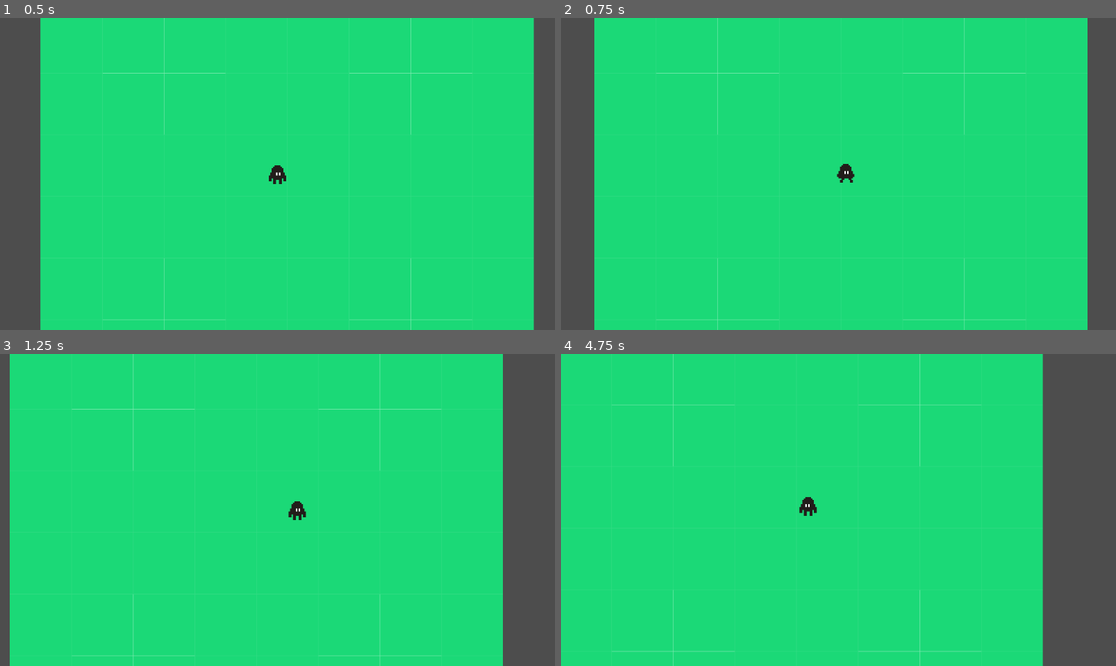
Above: before the commit, frames 1-4 (two rows, left to right).
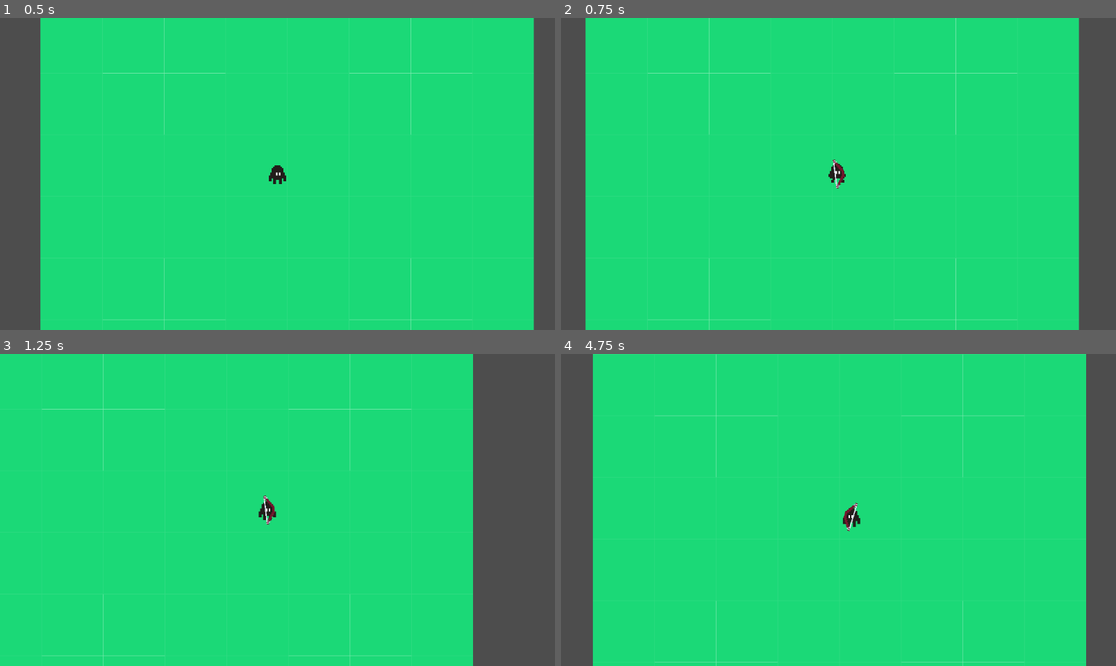
Above: after the commit, the same moments.

Repository: jogoCode/HuntThatShit
Game: Godot game, scene res://Scenes/Level/main.tscn
Same seed, same stepped clock (60 frames per second), same inputs: the game is played once before the commit and once after it.
Inputs (mouse positions are in pixels of both pictures, inside the frame that each line leads up to):
- Up to frame 1 (0.5 s): no input
- Up to frame 2 (0.75 s): tap Enter at 0.5 s; move the mouse to (960, 158) at 0.52 s; press the mouse at (960, 158) at 0.53 s; hold Right (ui_right) from 0.53 s (still down)
- Up to frame 3 (1.25 s): keep holding Right (ui_right)
- Up to frame 4 (4.75 s): move the mouse to (727, 525) at 1.27 s; release Right (ui_right) at 1.28 s; release the mouse at (727, 525) at 1.28 s; hold Down (ui_down) 1.28-2.03 s; click (727, 525) at 1.35 s; move the mouse to (894, 441) at 2.02 s; press the mouse at (894, 441) at 2.03 s; hold Right (ui_right) 2.03-2.78 s; move the mouse to (810, 572) at 2.77 s; release the mouse at (810, 572) at 2.78 s; hold Up (ui_up) 2.78-3.53 s; click (810, 572) at 2.85 s; move the mouse to (1005, 556) at 3.52 s; press the mouse at (1005, 556) at 3.53 s; hold Left (ui_left) from 3.53 s (still down); move the mouse to (672, 463) at 4.27 s; release the mouse at (672, 463) at 4.28 s; click (672, 463) at 4.35 s

Frame 1 is identical in both runs. In frame 2, 3.8% of the frame differs, in the area x 4-95%, y 0-100%; in frame 3, 7.9%; in frame 4, 15%, in the area x 0-95%, y 0-100%.

Commit message:
start bow system

Diff:
--- a/Scenes/Actor/player_character.tscn
+++ b/Scenes/Actor/player_character.tscn
@@ -1,7 +1,8 @@
-[gd_scene load_steps=8 format=3 uid="uid://cgjq1wy3h3251"]
+[gd_scene load_steps=9 format=3 uid="uid://cgjq1wy3h3251"]
 
 [ext_resource type="Script" path="res://Scripts/Player/S_playerCharacter.gd" id="1_nusnd"]
 [ext_resource type="Texture2D" uid="uid://cg03p3lpi662i" path="res://Sprites/Player-sheet.png" id="3_ayexn"]
+[ext_resource type="PackedScene" uid="uid://b1fe7g0ggkwc4" path="res://Scenes/Actor/weapon.tscn" id="4_5o2q4"]
 [ext_resource type="Script" path="res://Scripts/Animations/SpriteAnimator.gd" id="4_ma7q1"]
 
 [sub_resource type="CapsuleShape2D" id="CapsuleShape2D_v2a1b"]
@@ -53,3 +54,5 @@
 script = ExtResource("4_ma7q1")
 _ownerCharacter = NodePath("..")
 _animatedSprite = NodePath("../AnimatedSprite2D")
+
+[node name="Weapon" parent="." instance=ExtResource("4_5o2q4")]
--- /dev/null
+++ b/Scenes/Actor/weapon.tscn
@@ -0,0 +1,30 @@
+[gd_scene load_steps=5 format=3 uid="uid://b1fe7g0ggkwc4"]
+
+[ext_resource type="Script" path="res://Scripts/Weapon/Weapon.gd" id="1_jvaor"]
+[ext_resource type="Texture2D" uid="uid://bnq0vgvwi3xs2" path="res://Sprites/Bow/BowTemp.png" id="2_k76ub"]
+
+[sub_resource type="AtlasTexture" id="AtlasTexture_1bs3a"]
+atlas = ExtResource("2_k76ub")
+region = Rect2(0, 0, 32, 32)
+
+[sub_resource type="SpriteFrames" id="SpriteFrames_bpqfu"]
+animations = [{
+"frames": [{
+"duration": 1.0,
+"texture": SubResource("AtlasTexture_1bs3a")
+}],
+"loop": true,
+"name": &"Idle",
+"speed": 5.0
+}]
+
+[node name="Weapon" type="Node2D"]
+script = ExtResource("1_jvaor")
+
+[node name="AnimatedSprite2D" type="AnimatedSprite2D" parent="."]
+texture_filter = 1
+scale = Vector2(2.5, 1.875)
+sprite_frames = SubResource("SpriteFrames_bpqfu")
+animation = &"Idle"
+
+[connection signal="Shoot" from="." to="." method="_on_shoot"]
--- a/Scenes/Level/main.tscn
+++ b/Scenes/Level/main.tscn
@@ -1,7 +1,7 @@
 [gd_scene load_steps=4 format=3 uid="uid://darn1lluv21sw"]
 
 [ext_resource type="PackedScene" uid="uid://cgjq1wy3h3251" path="res://Scenes/Actor/player_character.tscn" id="1_n6aj8"]
-[ext_resource type="PackedScene" uid="uid://vlinps2ip0pr" path="res://Scenes/Actor/Camera.tscn" id="2_1oyuw"]
+[ext_resource type="PackedScene" uid="uid://vlinps2ip0pr" path="res://Nodes/Camera.tscn" id="2_1oyuw"]
 [ext_resource type="Texture2D" uid="uid://edtndsogn83t" path="res://Sprites/PNG/Green/texture_03.png" id="3_obstj"]
 
 [node name="Main" type="Node2D"]
@@ -14,6 +14,5 @@
 SPEED = 150.0
 
 [node name="Camera" parent="." node_paths=PackedStringArray("_target") instance=ExtResource("2_1oyuw")]
-position_smoothing_enabled = true
 _target = NodePath("../PlayerCharacter")
-_moveSpeed = 1.0
+_moveSpeed = 2.0
--- /dev/null
+++ b/Scripts/Classes/Character.gd
@@ -0,0 +1,9 @@
+extends CharacterBody2D
+class_name Character;
+
+
+func _ready():
+	pass;
+
+func _process(delta):
+	pass
--- a/Scripts/Player/S_playerCharacter.gd
+++ b/Scripts/Player/S_playerCharacter.gd
@@ -1,17 +1,21 @@
-extends CharacterBody2D
+extends Character
 
 @export var SPEED:float = 300;
 
-func _physics_process(delta):
+var _direction:Vector2;
 
-	var direction = Input.get_vector("ui_left","ui_right","ui_up","ui_down");
-	if direction:
-		velocity = direction.normalized() * SPEED;
+func _physics_process(delta): #Movement
+	if _direction:
+		velocity = _direction.normalized() * SPEED;
 
 	else:
 		velocity = lerp(velocity,Vector2.ZERO,delta*50);
 		velocity = Vector2(int(velocity.x),int(velocity.y));
+	move_and_slide();
 
-	print(velocity.length())
+func _input(event: InputEvent):
+	_direction = Input.get_vector("ui_left","ui_right","ui_up","ui_down");
 
-	move_and_slide();
+	if(event.is_action_pressed("Shoot")):
+		for nodes in get_children():
+			nodes.emit_signal("Shoot");
--- /dev/null
+++ b/Scripts/Weapon/Weapon.gd
@@ -0,0 +1,32 @@
+extends Node2D
+
+signal Shoot();
+
+enum weaponState{
+	DISABLE,
+	ACTIVE
+}
+
+var _currentState:weaponState;
+
+func _ready():
+	_currentState = weaponState.DISABLE;
+
+
+func _process(delta):
+	look_at(get_global_mouse_position());
+	WeaponStateManager()
+
+
+func WeaponStateManager():
+	match(_currentState):
+		weaponState.DISABLE:
+			hide();
+		weaponState.ACTIVE:
+			show();
+
+
+func _on_shoot():
+	match(_currentState):
+		weaponState.DISABLE:
+			_currentState = weaponState.ACTIVE;
--- a/project.godot
+++ b/project.godot
@@ -53,3 +53,8 @@
 , Object(InputEventKey,"resource_local_to_scene":false,"resource_name":"","device":-1,"window_id":0,"alt_pressed":false,"shift_pressed":false,"ctrl_pressed":false,"meta_pressed":false,"pressed":false,"keycode":0,"physical_keycode":83,"key_label":0,"unicode":115,"echo":false,"script":null)
 ]
 }
+Shoot={
+"deadzone": 0.5,
+"events": [Object(InputEventMouseButton,"resource_local_to_scene":false,"resource_name":"","device":-1,"window_id":0,"alt_pressed":false,"shift_pressed":false,"ctrl_pressed":false,"meta_pressed":false,"button_mask":1,"position":Vector2(30, 16),"global_position":Vector2(33, 45),"factor":1.0,"button_index":1,"canceled":false,"pressed":true,"double_click":false,"script":null)
+]
+}
Renamed: Components/C_spriteAnimator.tscn -> Nodes/C_spriteAnimator.tscn
Renamed: Scenes/Actor/Camera.tscn -> Nodes/Camera.tscn
Binary file added: Sprites/Bow/BowTemp.png
Not shown, added: Sprites/Bow/BowTemp.png.import
